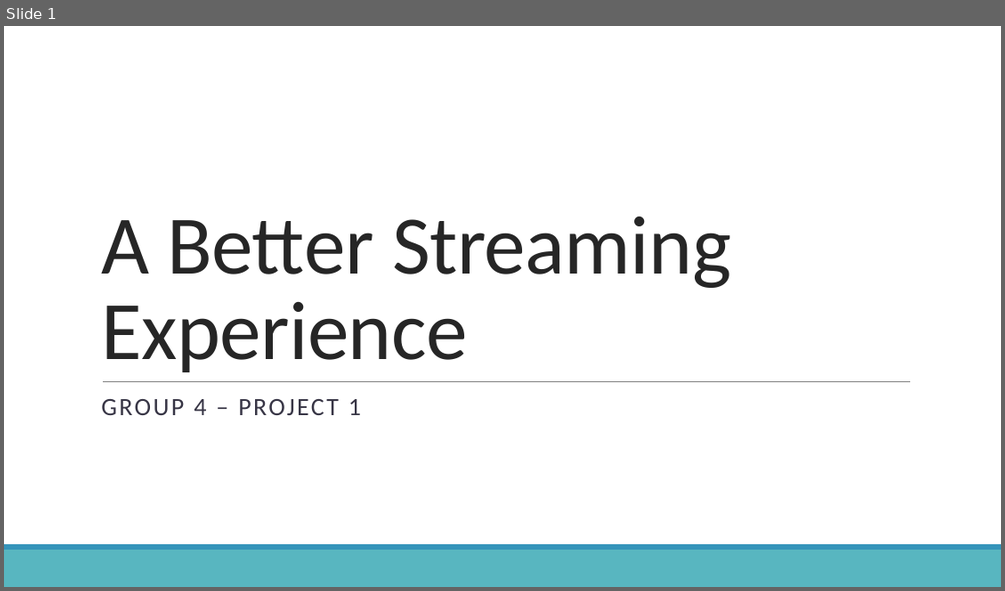
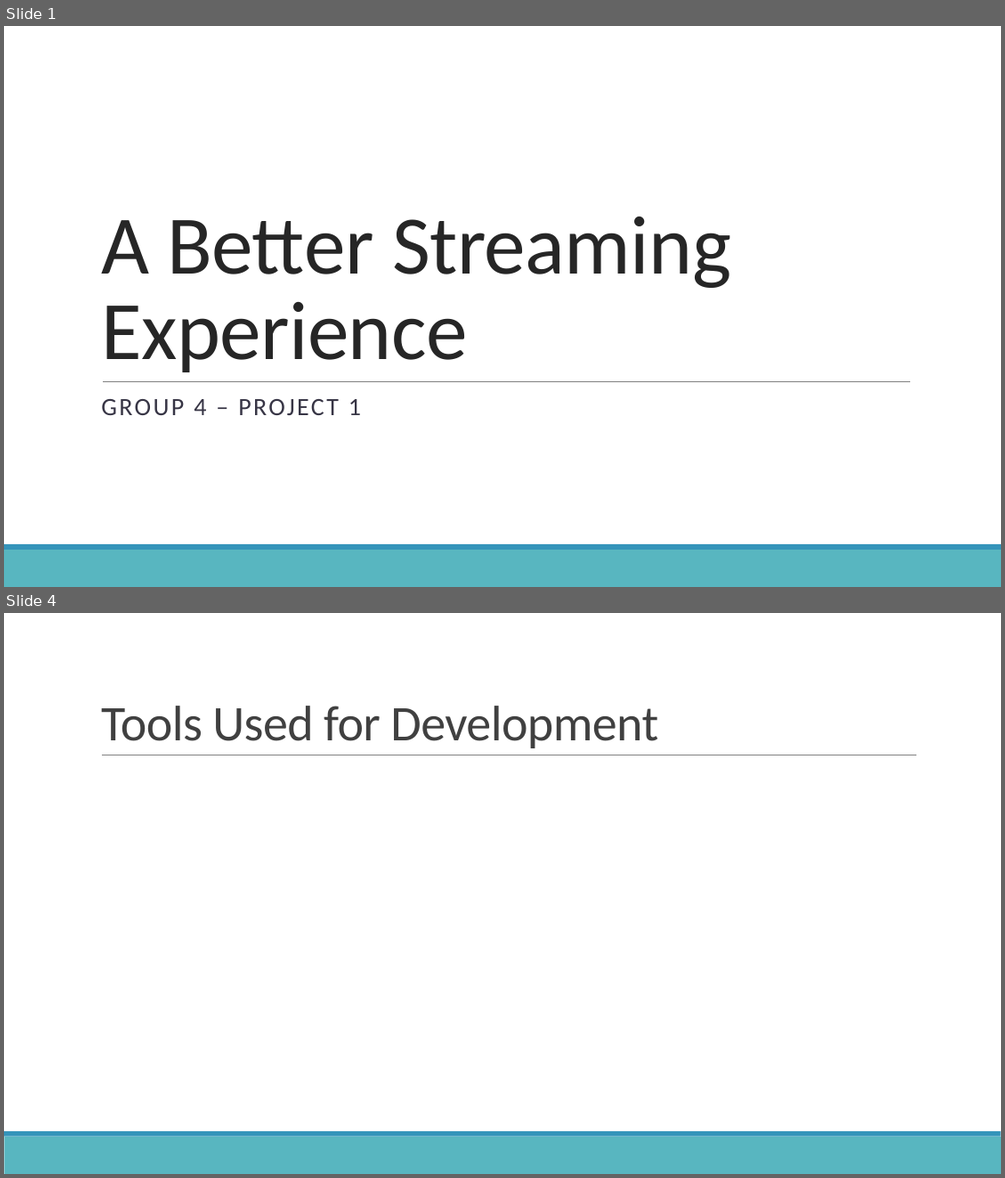
Before and after one commit to Group4Project1/project1, a slide deck: Assets/presentation/Group 4 Project 1 Presentation.pptx. Shown one above the other, each under a label of ours: slide 1 before the commit, slides 1 and 4 after it; the slides between them are not shown. The pictures are 1005x591 and 1005x1178 pixels, drawn with LibreOffice and Linux fonts; fonts in the diff are those of the drawing. Boxes give left, top, right and bottom in pixels: in the first picture for what was removed or moved away, otherwise in the second. Text is boxed around its words. In the diff, an @@ line names an element or a change of style, - is before the commit and + after.

```diff
--- a/Assets/presentation/Group 4 Project 1 Presentation.pptx
+++ b/Assets/presentation/Group 4 Project 1 Presentation.pptx
@@ slide 4 added at bbox=[4, 613, 1001, 1174], background #FFFFFF; not listed: 2 template elements that a slide beside it also shows @@
@@ title added at bbox=[101, 706, 658, 748], 48 pt, text #404040 @@
+Tools Used for Development
@@ line added from (102, 755) to (917, 755), #808080 0.5 pt @@
```
Also in this commit, not shown: 3 other slides added, 1 slide removed.
